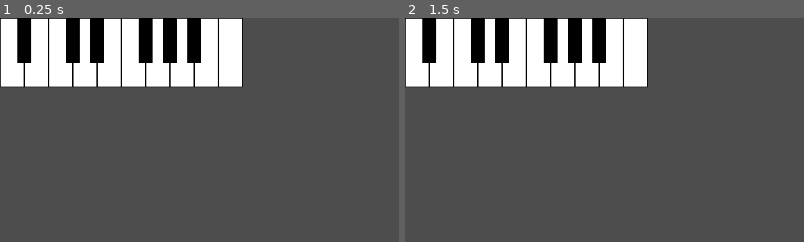
Above: before the commit, frames 1-2 (left to right).
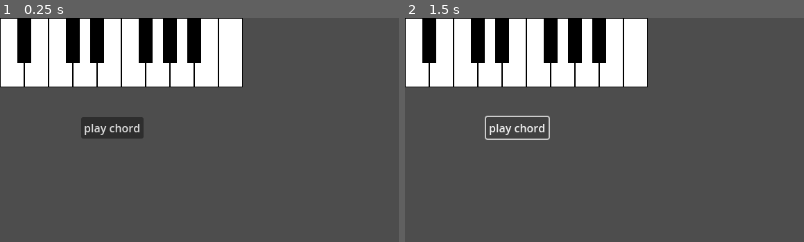
Above: after the commit, the same moments.

Repository: mjXmsdgh/godot_piano
Game: Godot game, scene res://scenes/main.tscn
The game is run twice, just before and just after one commit, with the same random seed, the same clock (stepped at 60 frames per second) and the same inputs. The project has no main scene, so this scene is started directly.
Inputs (mouse positions are % of the whole screen's width and height, from its top left):
- Up to frame 1 (0.25 s): no input
- Up to frame 2 (1.5 s): click (14, 24) at 0.5 s, where only the run after the commit has a clickable "play chord"; click (14, 24) at 1.25 s, where only the run after the commit has a clickable "play chord"
The pictures show only the part of the screen within x 0-50%, y 0-50%; the shares and areas given below are measured in that part.

The runs differ from the first frame. In frame 1, 1.3% of the frame differs, in the area x 20-36%, y 44-54%; in frame 2, 0.6%.

Commit message:
set button

Diff:
--- a/godot_piano/scenes/main.tscn
+++ b/godot_piano/scenes/main.tscn
@@ -1,9 +1,22 @@
-[gd_scene load_steps=3 format=3 uid="uid://va74e84i17ug"]
+[gd_scene load_steps=4 format=3 uid="uid://va74e84i17ug"]
 
 [ext_resource type="Script" path="res://scripts/main.gd" id="1_c0gxl"]
 [ext_resource type="PackedScene" uid="uid://54b4gysqftl3" path="res://scenes/kenban.tscn" id="1_f8mt2"]
+[ext_resource type="Script" path="res://scripts/play_chord.gd" id="3_wayc4"]
 
 [node name="Main" type="Node2D"]
 script = ExtResource("1_c0gxl")
 
 [node name="kenban" parent="." instance=ExtResource("1_f8mt2")]
+
+[node name="play_chord" type="Node2D" parent="."]
+script = ExtResource("3_wayc4")
+
+[node name="play_chord" type="Button" parent="play_chord"]
+offset_left = 117.0
+offset_top = 143.0
+offset_right = 207.0
+offset_bottom = 174.0
+text = "play chord"
+
+[connection signal="pressed" from="play_chord/play_chord" to="play_chord" method="_on_play_chord_pressed"]
--- a/godot_piano/scripts/main.gd
+++ b/godot_piano/scripts/main.gd
@@ -26,7 +26,7 @@
 	key_nodes["G#4"] = $kenban/Key_Gs4 # Or Key_Ab4
 	key_nodes["A#4"] = $kenban/Key_As4 # Or Key_Bb4
 
-	test_play()
+	#test_play()
 
 
 # Called every frame. 'delta' is the elapsed time since the previous frame.
--- /dev/null
+++ b/godot_piano/scripts/play_chord.gd
@@ -0,0 +1,25 @@
+extends Node2D
+
+
+# Called when the node enters the scene tree for the first time.
+func _ready() -> void:
+	test()
+	pass # Replace with function body.
+
+
+# Called every frame. 'delta' is the elapsed time since the previous frame.
+func _process(delta: float) -> void:
+	pass
+
+
+
+func test() -> void:
+
+	var test=get_node_or_null("../")
+	test.test_play()
+	#print(test.name)
+
+
+func _on_play_chord_pressed() -> void:
+	test()
+	pass # Replace with function body.
